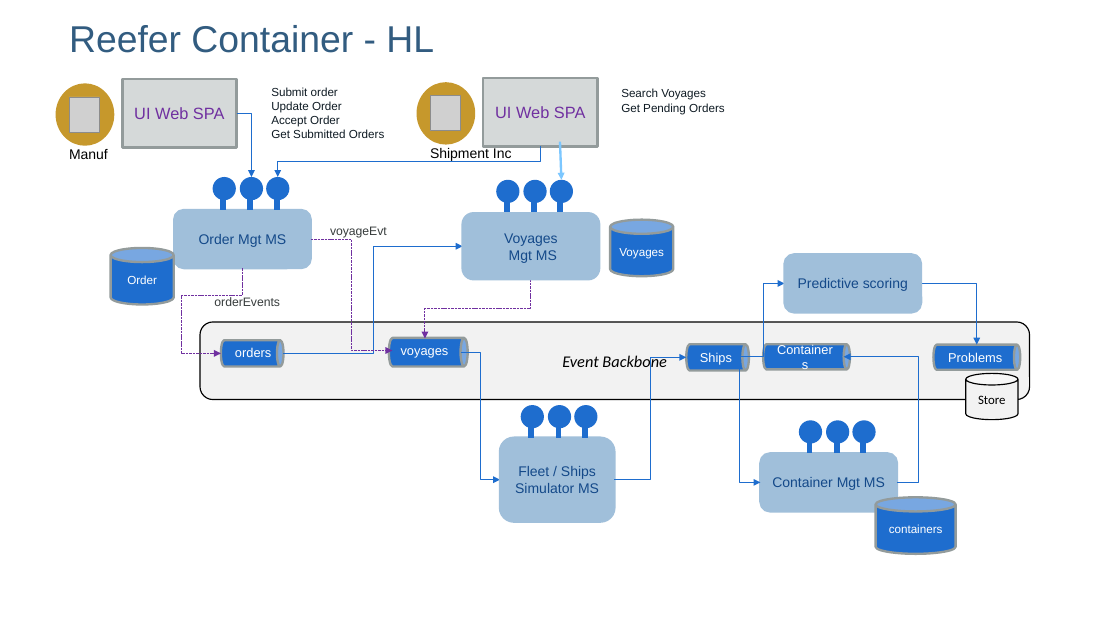
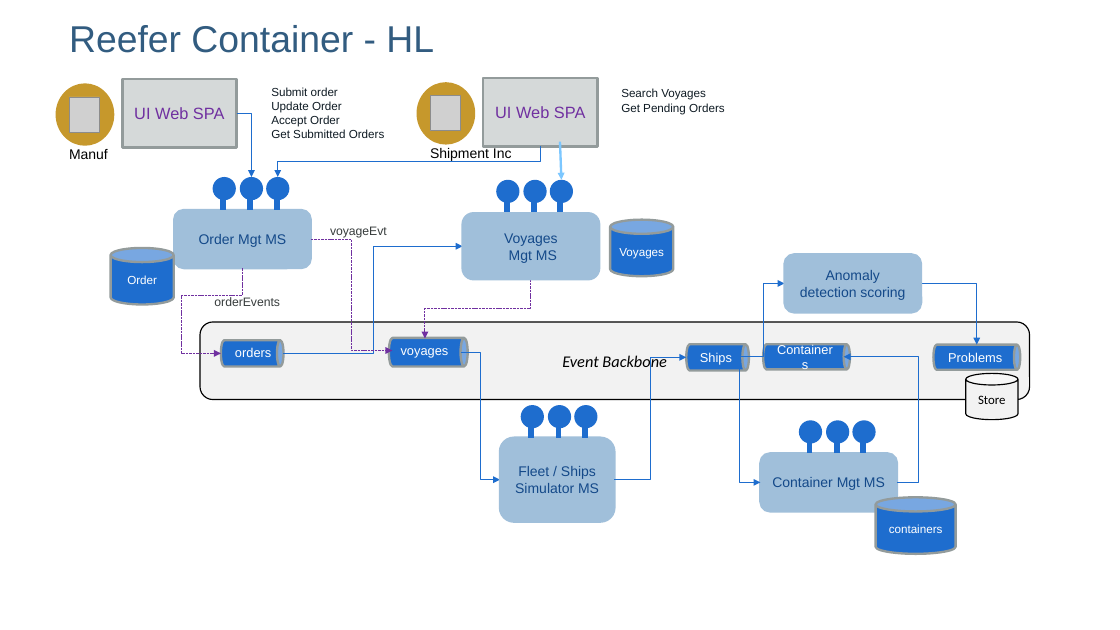
Before and after one commit to ibm-cloud-architecture/refarch-reefer-ml, a slide deck: slide 2 of diagrams.pptx. Drawn at 1120x630 pixels with LibreOffice and Linux fonts; fonts in the diff are those of the drawing; grey boxes stand for pictures; background and template pictures are left out. Boxes give left, top, right and bottom in pixels: in the first picture for what was removed or moved away, otherwise in the second. Text is boxed around its words. In the diff, an @@ line names an element or a change of style, - is before the commit and + after.

```diff
--- a/diagrams.pptx
+++ b/diagrams.pptx
@@ text in rounded rectangle at [800, 270, 905, 300]: text changed @@
-Predictive scoring
+Anomaly detection scoring
```
Also in this commit, not shown: 1 other slide changed, 5 other files.
